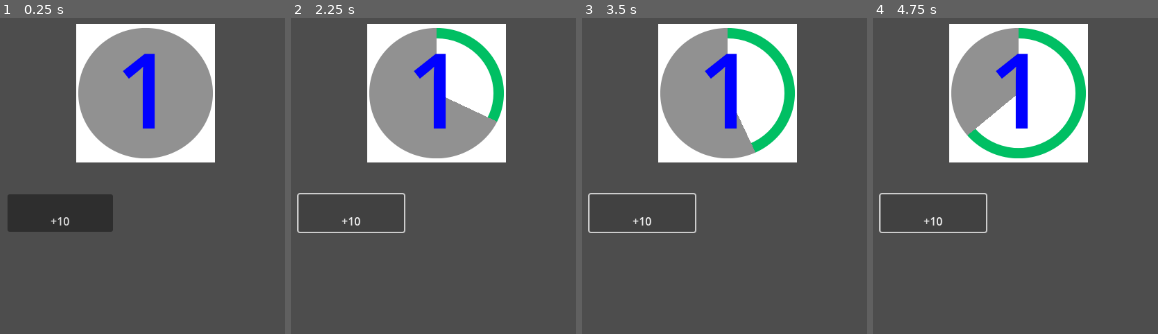
Above: before the commit, frames 1-4 (left to right).
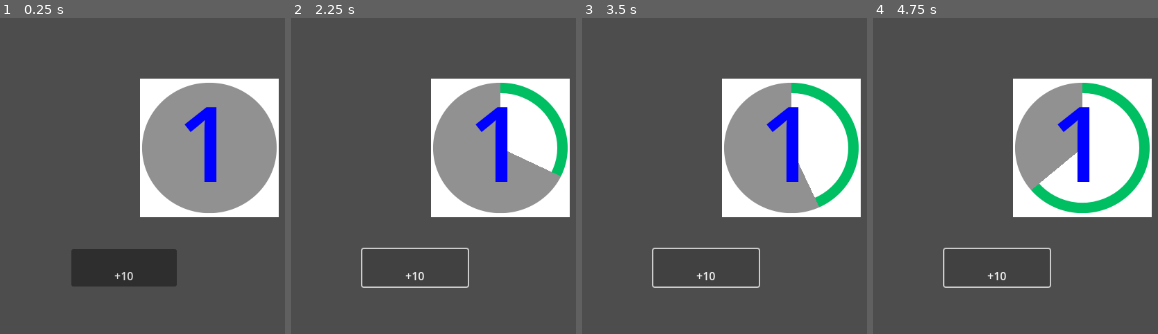
Above: after the commit, the same moments.

Repository: DevKaique-1/devmobile
Game: Godot game, scene res://Atividade_18/progressBar.tscn
The game is run twice, just before and just after one commit, with the same random seed, the same clock (stepped at 60 frames per second) and the same inputs. This scene is started directly instead of the project's main scene.
Inputs:
- Up to frame 1 (0.25 s): no input
- Up to frame 2 (2.25 s): click "+10" at 0.5 s; click "+10" at 1.25 s; click "+10" at 2 s
- Up to frame 3 (3.5 s): tap Enter at 2.75 s
- Up to frame 4 (4.75 s): tap Space at 3.5 s; tap Enter at 4.25 s

The runs differ from the first frame. In frame 1, 41% of the frame differs, in the area x 2-98%, y 1-85%; in frame 2, 34%; in frame 3, 35%; in frame 4, 36%.

Commit message:
att_particullas

Diff:
--- /dev/null
+++ b/entregasmobile/Atividade_18/face-smile-regular-full.svg
@@ -0,0 +1 @@
+<svg xmlns="http://www.w3.org/2000/svg" viewBox="0 0 640 640"><!--!Font Awesome Free 7.0.1 by @fontawesome - https://fontawesome.com License - https://fontawesome.com/license/free Copyright 2025 Fonticons, Inc.--><path d="M528 320C528 205.1 434.9 112 320 112C205.1 112 112 205.1 112 320C112 434.9 205.1 528 320 528C434.9 528 528 434.9 528 320zM64 320C64 178.6 178.6 64 320 64C461.4 64 576 178.6 576 320C576 461.4 461.4 576 320 576C178.6 576 64 461.4 64 320zM241.3 383.4C256.3 399 282.4 416 320 416C357.6 416 383.7 399 398.7 383.4C407.9 373.8 423.1 373.5 432.6 382.7C442.1 391.9 442.5 407.1 433.3 416.6C411.2 439.6 373.3 464 320 464C266.7 464 228.8 439.6 206.7 416.6C197.5 407 197.8 391.8 207.4 382.7C217 373.6 232.2 373.8 241.3 383.4zM208 272C208 254.3 222.3 240 240 240C257.7 240 272 254.3 272 272C272 289.7 257.7 304 240 304C222.3 304 208 289.7 208 272zM400 240C417.7 240 432 254.3 432 272C432 289.7 417.7 304 400 304C382.3 304 368 289.7 368 272C368 254.3 382.3 240 400 240z"/></svg>
--- a/entregasmobile/Atividade_18/progressBar.tscn
+++ b/entregasmobile/Atividade_18/progressBar.tscn
@@ -1,18 +1,22 @@
-[gd_scene load_steps=4 format=3 uid="uid://bv14abgdkudsn"]
+[gd_scene load_steps=6 format=3 uid="uid://bv14abgdkudsn"]
 
 [ext_resource type="Script" uid="uid://cgruqj6ip07l4" path="res://Atividade_18/progress_bar.gd" id="1_yw56r"]
 [ext_resource type="Texture2D" uid="uid://btwdl7bkh6oe5" path="res://Atividade_18/2.png" id="2_api7y"]
 [ext_resource type="Texture2D" uid="uid://dcl4oywnwfssr" path="res://Atividade_18/1.png" id="3_0oiol"]
+[ext_resource type="Texture2D" uid="uid://4s3su4mwx25a" path="res://Atividade_18/face-smile-regular-full.svg" id="4_0oiol"]
+
+[sub_resource type="Gradient" id="Gradient_k8sls"]
+colors = PackedColorArray(0.2632, 0.94, 0.81592, 1, 1, 1, 1, 1)
 
 [node name="ProgressBar" type="Control"]
 layout_mode = 3
 anchors_preset = 15
 anchor_right = 1.0
 anchor_bottom = 1.0
-offset_left = 12.0
-offset_top = 13.0
-offset_right = 12.0
-offset_bottom = 13.0
+offset_left = 104.0
+offset_top = 92.0
+offset_right = 104.0
+offset_bottom = 92.0
 grow_horizontal = 2
 grow_vertical = 2
 script = ExtResource("1_yw56r")
@@ -32,10 +36,10 @@
 
 [node name="Label" type="Label" parent="TextureProgressBar"]
 layout_mode = 0
-offset_left = 56.0
-offset_top = -10.0
-offset_right = 170.0
-offset_bottom = 263.0
+offset_left = 53.0
+offset_top = -12.0
+offset_right = 167.0
+offset_bottom = 261.0
 theme_override_colors/font_color = Color(0, 0, 1, 1)
 theme_override_font_sizes/font_size = 150
 text = "1"
@@ -49,6 +53,29 @@
 text = "
 +10"
 
+[node name="CPUParticles2D" type="CPUParticles2D" parent="."]
+position = Vector2(257, 143)
+emitting = false
+amount = 50
+texture = ExtResource("4_0oiol")
+lifetime = 2.85
+preprocess = 3.5
+speed_scale = 2.65
+explosiveness = 0.65
+randomness = 0.3
+lifetime_randomness = 0.55
+direction = Vector2(39939, -11)
+spread = 180.0
+angular_velocity_min = -29.09
+angular_velocity_max = 378.18
+angle_min = 12.5
+angle_max = 452.8
+scale_amount_min = 0.01
+scale_amount_max = 0.1
+color = Color(0.580392, 0.619608, 0, 1)
+color_ramp = SubResource("Gradient_k8sls")
+
 [connection signal="timeout" from="Timer" to="." method="_on_timer_timeout"]
 [connection signal="value_changed" from="TextureProgressBar" to="." method="_on_texture_progress_bar_value_changed"]
 [connection signal="pressed" from="Button" to="." method="_on_button_pressed"]
+[connection signal="finished" from="CPUParticles2D" to="." method="_on_cpu_particles_2d_finished"]
--- a/entregasmobile/Atividade_18/progress_bar.gd
+++ b/entregasmobile/Atividade_18/progress_bar.gd
@@ -1,7 +1,8 @@
 extends Control
-
+var temp = 0;
 func _on_timer_timeout() -> void:
 	$TextureProgressBar.value +=1
+
 	pass
 
 
@@ -12,7 +13,18 @@
 
 func _on_texture_progress_bar_value_changed(value: float) -> void:
 	if value >= $TextureProgressBar.max_value:
+
 		$TextureProgressBar.max_value  = $TextureProgressBar.max_value *1.2
 		$TextureProgressBar.value = 0
 		$TextureProgressBar/Label.text = str(int($TextureProgressBar/Label.text) +1)
+		temp += 1
+		if temp == 1:
+			$CPUParticles2D.emitting = true
+			temp = 0
+			pass
+		if temp == 0:
+			$CPUParticles2D.emitting = false
+			pass
+		pass
+	pass
 	pass # Replace with function body.
Not shown, added: entregasmobile/Atividade_18/face-smile-regular-full.svg.import
Binary file added: entregasmobile/Atividade_18/gota.png
Not shown, added: entregasmobile/Atividade_18/gota.png.import
